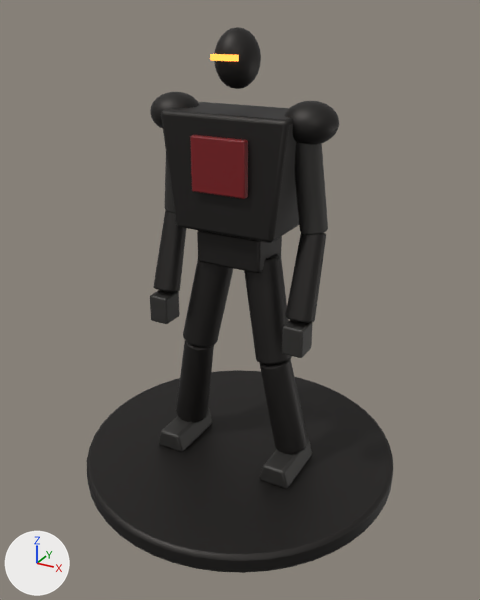
The glTF model apps/web/public/parts/kit/covenant_frame_titan.glb, before and after one commit.
One viewpoint serves both versions: a 50 mm lens placed at (44.3, -80.4, 69.3), pointed at (0.8, -1.4, 29.8). Every picture has the same lights, and +X, +Y and +Z are marked at lower left. The first picture is the older version. Where no turn or scale is listed for an object, it has been applied to the vertices. Vertices at exactly the same position are counted once.

In view in the first picture: 'h', 'hv', 'standin_arm_L', 'standin_arm_R', 'standin_base', 'standin_foot_L', 'standin_foot_R', 'standin_forearm_L', 'standin_forearm_R', 'standin_hand_L', 'standin_hand_R', 'standin_pauldron_L', 'standin_pauldron_R', 'standin_pelvis', 'standin_shin_L', 'standin_shin_R', 'standin_thigh_L', 'standin_thigh_R', 't', 'tp'.
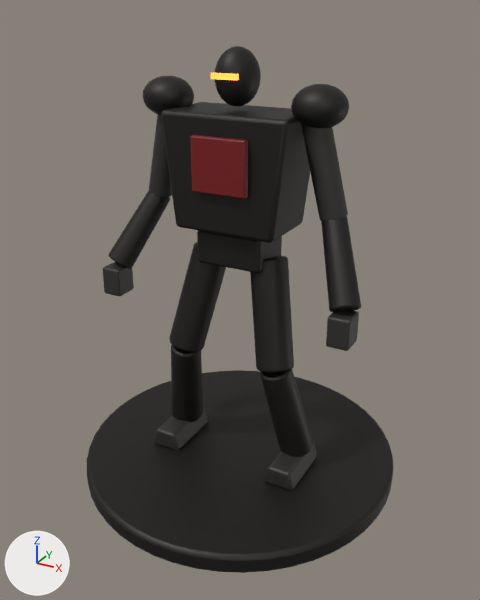
ob_joint_hip_l is not drawn itself; it is the parent of ob_joint_knee_l, ob_mount_legs_0.
ob_joint_knee_l is not drawn itself; it is the parent of ob_joint_ankle_l, ob_standin_shin_l.
ob_joint_hip_r is not drawn itself; it is the parent of ob_joint_knee_r, ob_mount_legs_1.
ob_joint_knee_r is not drawn itself; it is the parent of ob_joint_ankle_r, ob_standin_shin_r.

Where the newer file only moved an object's origin or applied its transform, the numbers keep the older frame.

Pixel boxes [x1, y1, x2, y2] of what changed, in the pictures (480 x 600 px):
'standin_forearm_L', reshaped (7% taller)
    before: [285, 233, 326, 323]
    after: [321, 216, 361, 312]
'standin_thigh_L', reshaped (8% narrower, 6% taller)
    before: [244, 254, 292, 364]
    after: [250, 256, 294, 373]
'standin_arm_L', reshaped
    before: [295, 142, 328, 235]
    after: [301, 124, 348, 221]
'standin_thigh_R', reshaped
    before: [183, 260, 234, 347]
    after: [169, 242, 226, 352]
'standin_forearm_R', reshaped (82% wider)
    before: [153, 210, 186, 292]
    after: [109, 191, 170, 269]
'standin_shin_L', moved, turned
    before: [260, 359, 308, 454]
    after: [260, 369, 313, 457]
'h', moved
    before: [214, 27, 261, 89]
    after: [215, 46, 261, 107]
'standin_shin_R', moved, turned
    before: [176, 341, 214, 423]
    after: [171, 345, 203, 422]
'standin_pauldron_L', moved
    before: [284, 101, 339, 145]
    after: [291, 84, 349, 128]
'standin_hand_L', moved
    before: [282, 320, 313, 358]
    after: [326, 310, 359, 351]
'standin_hand_R', moved
    before: [150, 290, 180, 324]
    after: [102, 262, 134, 296]
'standin_pauldron_R', moved
    before: [150, 92, 200, 129]
    after: [143, 76, 194, 115]
'standin_foot_L', moved
    before: [260, 439, 312, 489]
    after: [265, 440, 317, 491]
'standin_foot_R', moved
    before: [159, 408, 212, 452]
    after: [155, 406, 208, 450]
'standin_arm_R', reshaped
    before: [164, 155, 175, 213]
    after: [149, 114, 172, 197]
'hv', moved
    before: [210, 54, 239, 61]
    after: [211, 73, 239, 80]

The change, as a list of edits to the scene's bpy script:
```text
Change me_th:
    remove me_th.from_pydata(...)  # 96 vertices, 188 faces; spans x -4.1..4.1, y -3.4..3.4, z -8.1..8.1
    add me_th.from_pydata(...)  # 96 vertices, 188 faces; spans x -3.0..5.3, y -5.4..3.2, z -8.6..8.4
    me_th part 1: the whole mesh is multiplied about its middle by the matrix ((0.904, 0.427, -0.06), (-0.427, 0.904, 0.066), (0.063, -0.026, 1.038)), then moved by (1.1, -1.1, -0.1)
Change me_th_001:
    remove me_th_001.from_pydata(...)  # 96 vertices, 188 faces; spans x -4.1..4.1, y -3.4..3.4, z -8.1..8.1
    add me_th_001.from_pydata(...)  # 96 vertices, 188 faces; spans x -5.3..3.0, y -5.4..3.2, z -8.6..8.4
    me_th_001 part 2: the whole mesh is multiplied about its middle by the matrix ((0.904, -0.427, 0.06), (0.427, 0.904, 0.066), (-0.063, -0.026, 1.038)), then moved by (-1.1, -1.1, -0.1)
Change me_f:
    remove me_f.from_pydata(...)  # 96 vertices, 188 faces; spans x -2.07..2.07, y -3.75..3.44, z -6.45..6.34
    add me_f.from_pydata(...)  # 96 vertices, 188 faces; spans x 1.26..8.98, y -5.53..3.3, z -3.14..9.06
    me_f part 3: the whole mesh is multiplied about its middle by the matrix ((0.788, -0.588, -0.188), (0.615, 0.753, 0.241), (0.0, -0.298, 0.961)), then moved by (5.07, -0.93, 3.11)
Change me_a:
    remove me_a.from_pydata(...)  # 96 vertices, 188 faces; spans x -2.64..2.64, y -2.21..2.21, z -6.8..6.8
    add me_a.from_pydata(...)  # 96 vertices, 188 faces; spans x -1.34..5.3, y -2.18..2.18, z -4.71..9.08
    me_a part 4: the whole mesh is multiplied about its middle by the matrix ((0.977, 0.185, -0.113), (-0.189, 0.982, -0.023), (0.105, 0.043, 1.001)), then moved by (1.98, 0.0, 2.18)
Change me_f_001:
    remove me_f_001.from_pydata(...)  # 96 vertices, 188 faces; spans x -2.07..2.07, y -3.75..3.44, z -6.45..6.34
    add me_f_001.from_pydata(...)  # 96 vertices, 188 faces; spans x -8.98..-1.26, y -5.53..3.3, z -3.14..9.06
    me_f_001 part 5: the whole mesh is multiplied about its middle by the matrix ((0.788, 0.588, 0.188), (-0.615, 0.753, 0.241), (0.0, -0.298, 0.961)), then moved by (-5.07, -0.93, 3.11)
Change me_a_001:
    remove me_a_001.from_pydata(...)  # 96 vertices, 188 faces; spans x -2.64..2.64, y -2.21..2.21, z -6.8..6.8
    add me_a_001.from_pydata(...)  # 96 vertices, 188 faces; spans x -5.3..1.34, y -2.18..2.18, z -4.71..9.08
    me_a_001 part 6: the whole mesh is multiplied about its middle by the matrix ((0.977, -0.185, 0.113), (0.189, 0.982, -0.023), (-0.105, 0.043, 1.001)), then moved by (-1.98, 0.0, 2.18)
Change ob_joint_hip_l:
    ob_joint_hip_l.location: (3.559, 0.0, -1.24) -> (4.65, 0.0, -1.19)
Change ob_joint_knee_l:
    ob_joint_knee_l.location: (3.004, -1.24, -15.28) -> (3.1, -3.41, -15.62)
Change ob_standin_foot_l:
    ob_standin_foot_l.location: (9.4, -1.9, 4.6) -> (10.2, -1.9, 4.5)
Change ob_standin_shin_l:
    ob_standin_shin_l.location: (1.409, 0.62, -7.638) -> (1.24, 1.705, -7.502)
    ob_standin_shin_l.rotation_euler: (-0.199, 3.142, -1.156) -> (-0.274, 3.142, -0.629)  # degrees (-11, 180, -66) -> degrees (-16, 180, -36)
Change ob_joint_hip_r:
    ob_joint_hip_r.location: (-3.559, 0.0, -1.24) -> (-4.65, 0.0, -1.19)
Change ob_joint_knee_r:
    ob_joint_knee_r.location: (-3.004, -1.24, -15.28) -> (-3.1, -3.41, -15.62)
Change ob_standin_foot_r:
    ob_standin_foot_r.location: (-9.4, -1.9, 4.6) -> (-10.2, -1.9, 4.5)
Change ob_standin_shin_r:
    ob_standin_shin_r.location: (-1.409, 0.62, -7.638) -> (-1.24, 1.705, -7.502)
    ob_standin_shin_r.rotation_euler: (-0.199, -3.142, 1.156) -> (-0.274, -3.142, 0.629)  # degrees (-11, -180, 66) -> degrees (-16, -180, 36)
Change ob_hv:
    ob_hv.location: (0.0, -4.0, 63.6) -> (0.0, -4.0, 61.4)
Change ob_h:
    ob_h.location: (0.0, -0.6, 63.3) -> (0.0, -0.6, 61.1)
Change ob_standin_hand_l:
    ob_standin_hand_l.location: (11.2, -3.7, 27.2) -> (18.4, -5.6, 31.0)
Change ob_standin_pauldron_l:
    ob_standin_pauldron_l.location: (10.3, 0.0, 55.9) -> (11.5, 0.0, 58.0)
Change ob_standin_hand_r:
    ob_standin_hand_r.location: (-11.2, -3.7, 27.2) -> (-18.4, -5.6, 31.0)
Change ob_standin_pauldron_r:
    ob_standin_pauldron_r.location: (-10.3, 0.0, 55.9) -> (-11.5, 0.0, 58.0)
```
